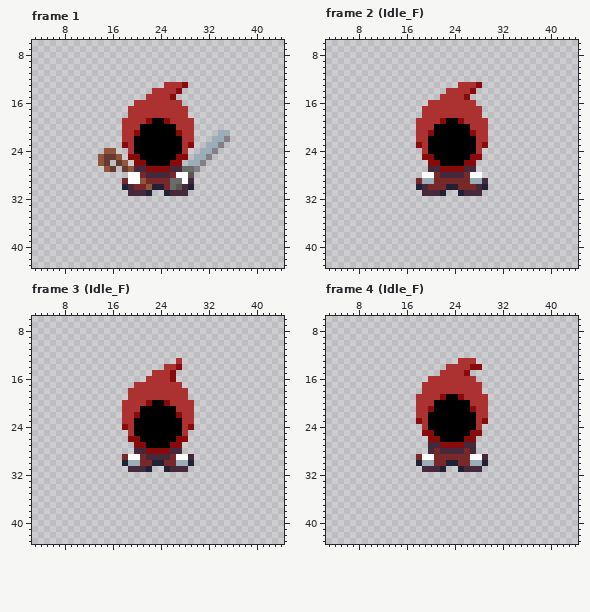
Two states of a pixel-art file, Assets/Animation/Art/Wizard.aseprite. This is how it looked before the edit.
48x48 pixels, 49 frames. Shown: frame 1: x 3..44, y 6..43; frame 2 (Idle_F): x 3..44, y 6..43; frame 3 (Idle_F): x 3..44, y 6..43; frame 4 (Idle_F): x 3..44, y 6..43. The commit also changed other frames, which this record leaves out.
After the commit:
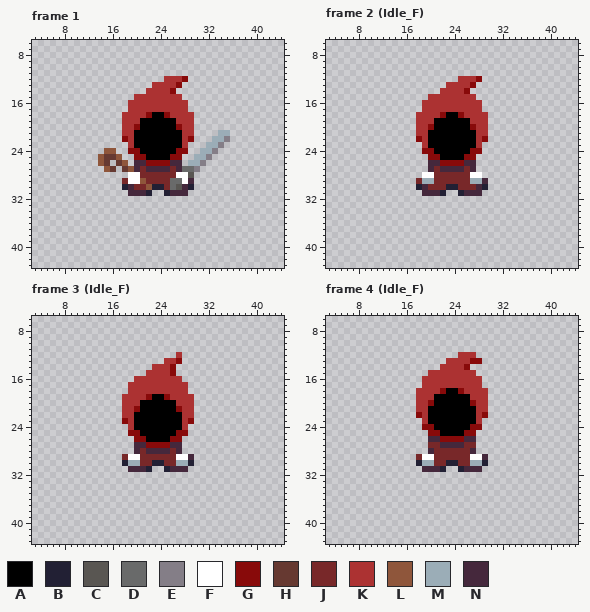
Palette (. is transparent): A #000000  B #222034  C #595652  D #696a6a  E #847e87  F #ffffff  G #880a0a  H #663931  J #782829  K #ac3232  L #8f563b  M #9badb7  N #45283c
Edits made:
--- frame 1, layer "Head"
@@ x 16..31 @@
 11 ................
-12 ................
-13 .........KKKG...
-14 .......KKKKG....
-15 ......KKKKG.....
-16 ....KKKKKKKK....
+12 .........KKKG...
+13 .......KKKKG....
+14 ......KKKKG.....
+15 ....KKKKKKKK....
+16 ...KKKKKKKKKK...
 17 ...KKKKKKKKKK...
-18 ...KKKKKKKKKK...
-19 ..KKKKGAAGKKKK..
-20 ..KKKAAAAAAKKK..
-21 ..KKGAAAAAAGKK..
-22 ..KKAAAAAAAAKK..
-23 ..GKAAAAAAAAKG..
-24 L..KAAAAAAAAK..M
-25 HL.GGAAAAAAGG.MM
-26 .HL.GGAAAAGG.MME
-27 H.HLNNGGGGNNDDE.
-28 ...FFJNNNNJFFC..
+18 ..KKKKGAAGKKKK..
+19 ..KKKAAAAAAKKK..
+20 ..KKGAAAAAAGKK..
+21 ..KKAAAAAAAAKK..
+22 ..GKAAAAAAAAKG..
+23 ...KAAAAAAAAK...
+24 L..GGAAAAAAGG..M
+25 HL..GGAAAAGG..MM
+26 .HL.NNGGGGNN.MME
+27 H.HLNJNNNNJNDDE.
+28 ...FFJJJJJJFFC..
 29 ..JFFLJJJJDDFN..
--- frame 2 (Idle_F), layer "Head"
@@ x 16..31 @@
 11 ................
-12 ................
-13 .........KKKG...
-14 .......KKKKG....
-15 ......KKKKG.....
-16 ....KKKKKKKK....
+12 .........KKKG...
+13 .......KKKKG....
+14 ......KKKKG.....
+15 ....KKKKKKKK....
+16 ...KKKKKKKKKK...
 17 ...KKKKKKKKKK...
-18 ...KKKKKKKKKK...
-19 ..KKKKGAAGKKKK..
-20 ..KKKAAAAAAKKK..
-21 ..KKGAAAAAAGKK..
-22 ..KKAAAAAAAAKK..
-23 ..GKAAAAAAAAKG..
-24 ...KAAAAAAAAK...
-25 ...GGAAAAAAGG...
-26 ....GGAAAAGG....
-27 ....NNGGGGNN....
-28 ...FFJNNNNJFF...
+18 ..KKKKGAAGKKKK..
+19 ..KKKAAAAAAKKK..
+20 ..KKGAAAAAAGKK..
+21 ..KKAAAAAAAAKK..
+22 ..GKAAAAAAAAKG..
+23 ...KAAAAAAAAK...
+24 ...GGAAAAAAGG...
+25 ....GGAAAAGG....
+26 ....NNGGGGNN....
+27 ....NJNNNNJN....
+28 ...FFJJJJJJFF...
 29 ..JMMJJJJJJMMN..
--- frame 3 (Idle_F), layer "Head"
@@ x 16..31 @@
 11 ................
-12 ................
-13 ...........K....
-14 .........KKG....
-15 .......KKKG.....
-16 ......KKKKG.....
-17 ....KKKKKKKK....
+12 ...........K....
+13 .........KKG....
+14 .......KKKG.....
+15 ......KKKKG.....
+16 ....KKKKKKKK....
+17 ...KKKKKKKKKK...
 18 ...KKKKKKKKKK...
-19 ...KKKKKKKKKK...
-20 ..KKKKGAAGKKKK..
-21 ..KKKAAAAAAKKK..
-22 ..KKGAAAAAAGKK..
-23 ..KKAAAAAAAAKK..
-24 ..GKAAAAAAAAKG..
-25 ...KAAAAAAAAK...
-26 ...GGAAAAAAGG...
-27 ....GGAAAAGG....
-28 ....NNGGGGNN....
-29 ..JFFJNNNNJFFN..
+19 ..KKKKGAAGKKKK..
+20 ..KKKAAAAAAKKK..
+21 ..KKGAAAAAAGKK..
+22 ..KKAAAAAAAAKK..
+23 ..GKAAAAAAAAKG..
+24 ...KAAAAAAAAK...
+25 ...GGAAAAAAGG...
+26 ....GGAAAAGG....
+27 ....NNGGGGNN....
+28 ....NJNNNNJN....
+29 ..JFFJJJJJJFFN..
 30 ..BMMJJBBJJMMB..
--- frame 4 (Idle_F), layer "Head"
@@ x 16..31 @@
 11 ................
-12 ................
-13 .........KKK....
-14 .......KKKKGG...
-15 ......KKKKG.....
-16 ....KKKKKKKK....
+12 .........KKK....
+13 .......KKKKGG...
+14 ......KKKKG.....
+15 ....KKKKKKKK....
+16 ...KKKKKKKKKK...
 17 ...KKKKKKKKKK...
-18 ...KKKKKKKKKK...
-19 ..KKKKGAAGKKKK..
-20 ..KKKAAAAAAKKK..
-21 ..KKGAAAAAAGKK..
-22 ..KKAAAAAAAAKK..
-23 ..GKAAAAAAAAKG..
-24 ...KAAAAAAAAK...
-25 ...GGAAAAAAGG...
-26 ....GGAAAAGG....
-27 ....NNGGGGNN....
-28 ....NJNNNNJN....
+18 ..KKKKGAAGKKKK..
+19 ..KKKAAAAAAKKK..
+20 ..KKGAAAAAAGKK..
+21 ..KKAAAAAAAAKK..
+22 ..GKAAAAAAAAKG..
+23 ...KAAAAAAAAK...
+24 ...GGAAAAAAGG...
+25 ....GGAAAAGG....
+26 ....NNGGGGNN....
+27 ....JJNNNNJJ....
+28 ....NJJJJJJN....
 29 ..JFFJJJJJJFFN..
Changed places in both pictures, as pixel boxes (x1, y1, x2, y2):
changed: (122, 76, 194, 178)
changed: (416, 76, 488, 178)
changed: (122, 352, 194, 460)
changed: (416, 352, 488, 454)
